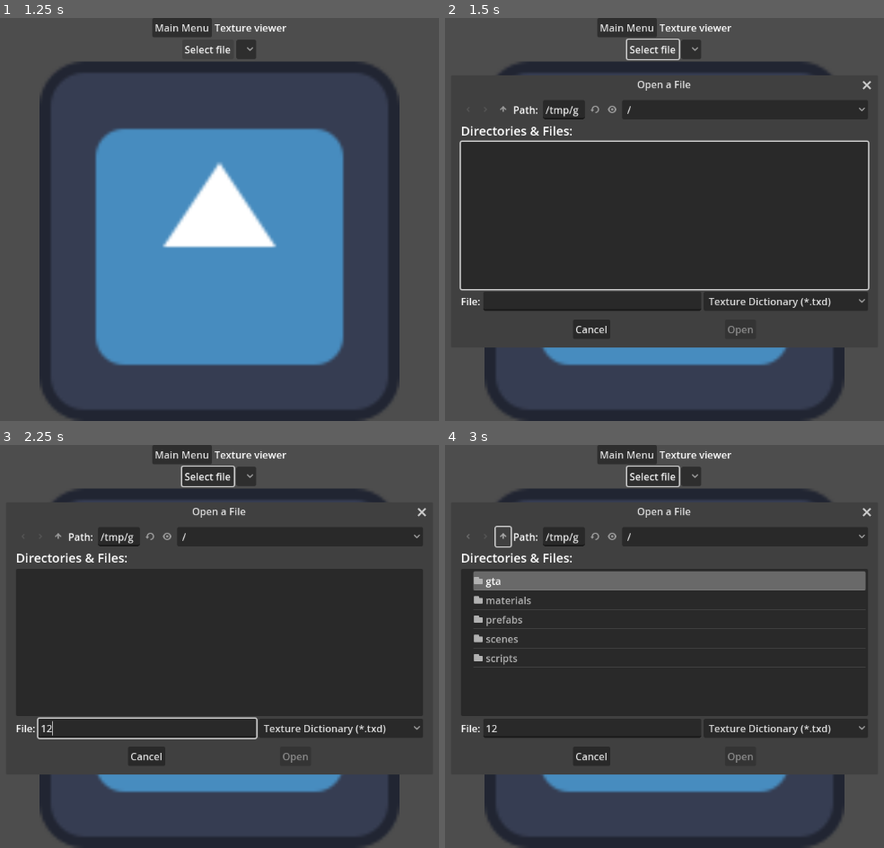
Above: before the commit, frames 1-4 (two rows, left to right).
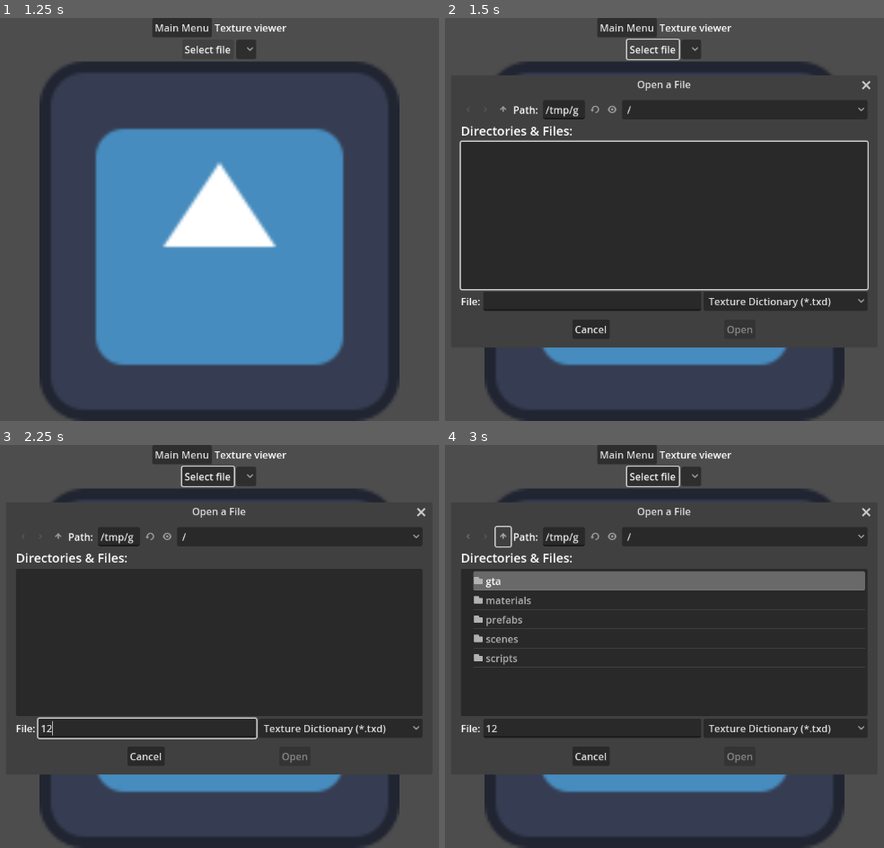
Above: after the commit, the same moments.

Repository: FOSS-Supremacy/OpenLiberty
Game: Godot game, scene res://startup.tscn
Two runs of this game, one before a commit and one after it. Both use one fixed random seed, a clock stepped at 60 frames per second and the inputs below. The engine's default icon, where the game draws it, is replaced by a stand-in: a white triangle on a blue panel in a dark square.
Inputs (mouse positions are in pixels of both pictures, inside the frame that each line leads up to):
- Up to frame 1 (1.25 s): click "Texture viewer" at 0.5 s
- Up to frame 2 (1.5 s): click "Select file" at 1.25 s
- Up to frame 3 (2.25 s): click (149, 727) at 2.02 s; type "12" at 2.1 s
- Up to frame 4 (3 s): click (502, 537) at 2.75 s

Frame 1 is identical in both runs. In frame 2, 0.4% of the frame differs, in the area x 29-98%, y 15-79%; in frame 3, 0.1%; in frame 4, 0.1%.
Error in both runs: Assertion failed: 0 (res://scripts/asset_loader.gd:10)

Commit message:
Load all geometries in a DFF file

Diff:
--- a/scripts/map_builder.gd
+++ b/scripts/map_builder.gd
@@ -113,9 +113,8 @@
 	_assetfile.seek(AssetLoader.assets[item.model_name.to_lower() + ".dff"].offset)
 	var glist := RWClump.new(_assetfile).geometry_list
 
-	if glist.geometries.size() > 0:
+	for geometry in glist.geometries:
 		var instance := MeshInstance3D.new()
-		var geometry := glist.geometries[0] as RWGeometry
 
 		instance.mesh = geometry.mesh
 		instance.visibility_range_end = item.render_distance
